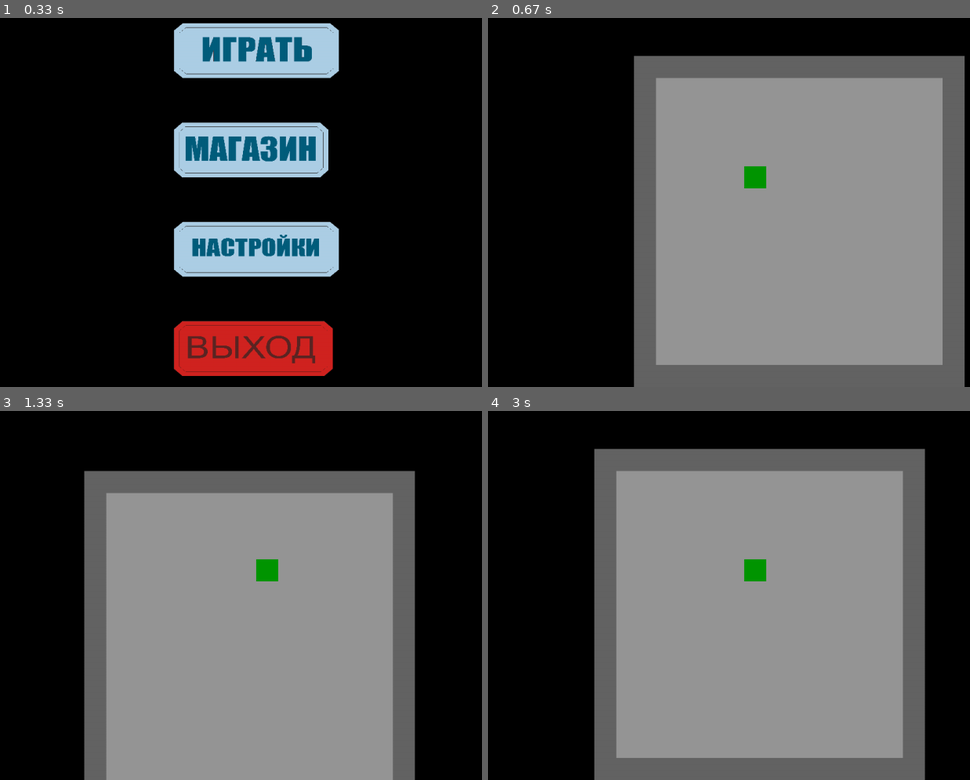
Above: before the commit, frames 1-4 (two rows, left to right).
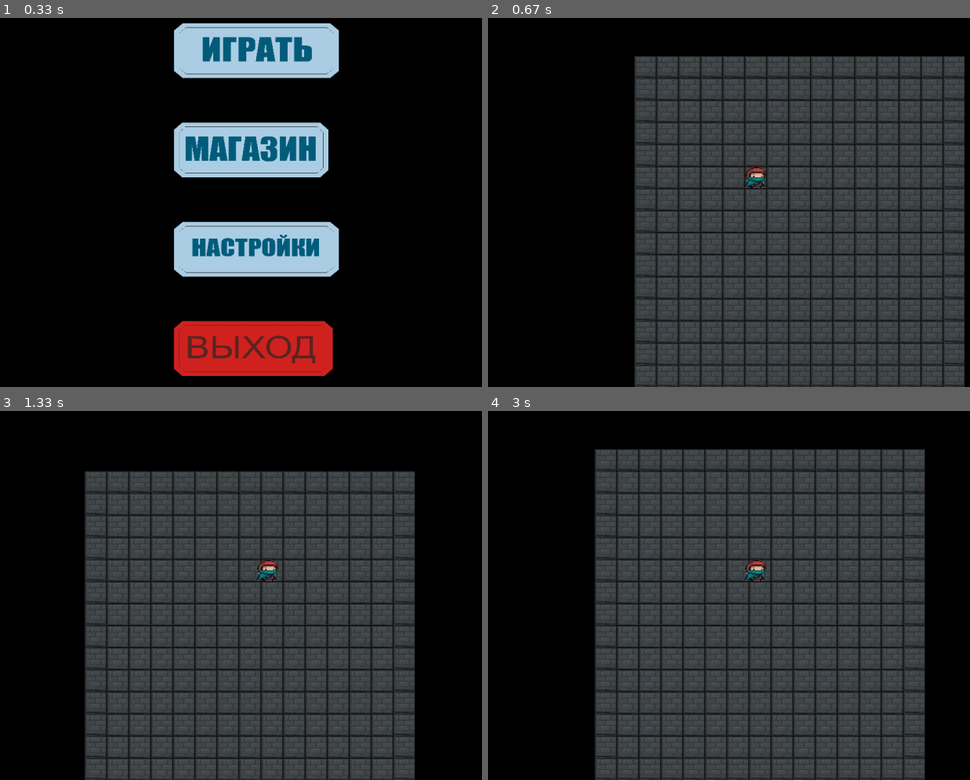
Above: after the commit, the same moments.

Repository: AmirHai/PyGameProject
Game: pygame game, started from classes/main.py
Same seed, same stepped clock (60 frames per second), same inputs: the game is played once before the commit and once after it.
Inputs (mouse positions are in pixels of both pictures, inside the frame that each line leads up to):
- Up to frame 1 (0.33 s): no input
- Up to frame 2 (0.67 s): click (743, 51) at 0.38 s
- Up to frame 3 (1.33 s): hold D 0.67-1.13 s; hold W from 1.17 s (still down)
- Up to frame 4 (3 s): release W at 1.47 s; hold D 1.5-1.97 s; hold A 2-2.53 s; hold S 2.57-2.87 s; hold A from 2.9 s (still down)

Frame 1 is identical in both runs. In frame 2, 61% of the frame differs, in the area x 30-99%, y 10-100%; in frame 3, 57%; in frame 4, 62%, in the area x 21-91%, y 10-100%.

Commit message:
убрал в некоторых местах копипаст, добавил спрайты и несколько спомогательных классов для отрисовки карты и игрока. класс камеры и стен с полом находятся в файле с классом самой карты, так как не имеют большого обьема кода, изза чего выделение отдельного файла только усложнило обработку(если что я их выделил комментариями)

Diff:
--- a/classes/GameMap.py
+++ b/classes/GameMap.py
@@ -1,27 +1,66 @@
 from AllConstants import *
+from serviceFunctions import *
+
+IMAGES = {
+    'wall': load_image('Стена.png'),
+    'empty': load_image('Земля.png'),
+    'hero': load_image('character.png')
+}
 
 
+# тут находятся мелкие подклассы клеток стены и пола, которые будут задаваться для поля.
+# тут я разместил их специально, так как будет намного легче за ними следить в основном классе
+class Wall(pygame.sprite.Sprite):
+    def __init__(self, walls_type, posX, posY, Group):
+        super().__init__(Group)
+        self.image = pygame.transform.scale(IMAGES[walls_type], (40, 40))
+        self.rect = self.image.get_rect().move(posX, posY)
+
+
+class Player(pygame.sprite.Sprite):
+    def __init__(self, player, Group):
+        super().__init__(Group)
+        self.image = pygame.transform.scale(IMAGES[player], (40, 40))
+        self.rect = self.image.get_rect().move(CENTER[0], CENTER[1])
+
+
+class Camera:
+    def __init__(self):
+        self.xChan = 0
+        self.yChan = 0
+
+    def apply(self, obj):
+        for i in obj:
+            i.rect.x += self.xChan
+            i.rect.y += self.yChan
+
+    def update(self, X, Y):
+        self.xChan = X
+        self.yChan = Y
+
+
+# основной класс карты игры, в котором происходит обработка поля во время ходьбы
 class GameMap:
     def __init__(self):
         self.board = [[0] * 100 for _ in range(100)]
         self.MainHeroPosition = [5.0, 5.0]
+        self.allWalls = pygame.sprite.Group()
+        self.allEmpty = pygame.sprite.Group()
+        self.playerGroup = pygame.sprite.Group()
         for i in range(ROOMSIZE):
             for j in range(ROOMSIZE):
+                x_change = CENTER[0] - round((self.MainHeroPosition[0] - i) * PIXELSIZE)
+                y_change = CENTER[1] - round((self.MainHeroPosition[1] - j) * PIXELSIZE)
+                # тут позже появится обработка карты по шаблону, сами шаблоны потом будут сгенерированны
+                # обработку поля я вынесу в отдельную функцию))))
                 if i == 0 or i == ROOMSIZE - 1 or j == 0 or j == ROOMSIZE - 1:
-                    self.board[i][j] = 2
+                    Wall('wall', x_change, y_change, self.allWalls)
                 else:
-                    self.board[i][j] = 1
+                    Wall('empty', x_change, y_change, self.allEmpty)
+        Player('hero', self.playerGroup)
 
     def render(self):
         SCREEN.fill('Black')
-        # тут происходит полная отрисовка карты, в котором цвета всех элементов изменятся в картинки
-        for i in range(100):
-            for j in range(100):
-                x_change = CENTER[0] - round((self.MainHeroPosition[0] - i) * PIXELSIZE)
-                y_change = CENTER[1] - round((self.MainHeroPosition[1] - j) * PIXELSIZE)
-                if self.board[i][j] == 1:
-                    pygame.draw.rect(SCREEN, (150, 150, 150), (x_change, y_change, PIXELSIZE, PIXELSIZE), 0)
-                elif self.board[i][j] == 2:
-                    pygame.draw.rect(SCREEN, (100, 100, 100), (x_change, y_change, PIXELSIZE, PIXELSIZE), 0)
-
-        pygame.draw.rect(SCREEN, (0, 150, 0), (CENTER[0], CENTER[1], PIXELSIZE, PIXELSIZE), 0)
+        self.allWalls.draw(SCREEN)
+        self.allEmpty.draw(SCREEN)
+        self.playerGroup.draw(SCREEN)
--- a/classes/GameProcess.py
+++ b/classes/GameProcess.py
@@ -1,47 +1,43 @@
-from serviceFunctions import *
 from GameMap import *
 
 
 def gameInit():
-    allSprites = pygame.sprite.Group()
-    Hero_sprite = pygame.sprite.Sprite(allSprites)
-    Hero_sprite.image = pygame.transform.scale(load_image('character.png'), HEROSIZE)
-    Hero_sprite.rect = Hero_sprite.image.get_rect()
-    Hero_sprite.rect.x = CENTER[0]
-    Hero_sprite.rect.y = CENTER[1]
     gmap = GameMap()
     allkeys = [False] * 4
+    buttons = [pygame.K_w, pygame.K_s, pygame.K_a, pygame.K_d]
+
+    camera = Camera()
+
     while True:
         for event in pygame.event.get():
             if event.type == pygame.QUIT:
                 terminate()
-            # копипаст чуть позже уберу))) >> AmirHai
+
             if event.type == pygame.KEYDOWN:
-                if event.key == pygame.K_w:
-                    allkeys[0] = True
-                if event.key == pygame.K_s:
-                    allkeys[1] = True
-                if event.key == pygame.K_a:
-                    allkeys[2] = True
-                if event.key == pygame.K_d:
-                    allkeys[3] = True
+                for i, key in enumerate(buttons):
+                    if event.key == key:
+                        allkeys[i] = True
             if event.type == pygame.KEYUP:
-                if event.key == pygame.K_w:
-                    allkeys[0] = False
-                if event.key == pygame.K_s:
-                    allkeys[1] = False
-                if event.key == pygame.K_a:
-                    allkeys[2] = False
-                if event.key == pygame.K_d:
-                    allkeys[3] = False
+                for i, key in enumerate(buttons):
+                    if event.key == key:
+                        allkeys[i] = False
+        camera.update(0, 0)
         if allkeys[0]:
             gmap.MainHeroPosition = [gmap.MainHeroPosition[0], gmap.MainHeroPosition[1] - 0.1]
+            camera.update(0, 4)
         if allkeys[1]:
             gmap.MainHeroPosition = [gmap.MainHeroPosition[0], gmap.MainHeroPosition[1] + 0.1]
+            camera.update(0, -4)
         if allkeys[2]:
             gmap.MainHeroPosition = [gmap.MainHeroPosition[0] - 0.1, gmap.MainHeroPosition[1]]
+            camera.update(4, 0)
         if allkeys[3]:
             gmap.MainHeroPosition = [gmap.MainHeroPosition[0] + 0.1, gmap.MainHeroPosition[1]]
+            camera.update(-4, 0)
+
+        camera.apply(gmap.allWalls)
+        camera.apply(gmap.allEmpty)
+
         gmap.render()
         pygame.display.flip()
         CLOCK.tick(FPS)
